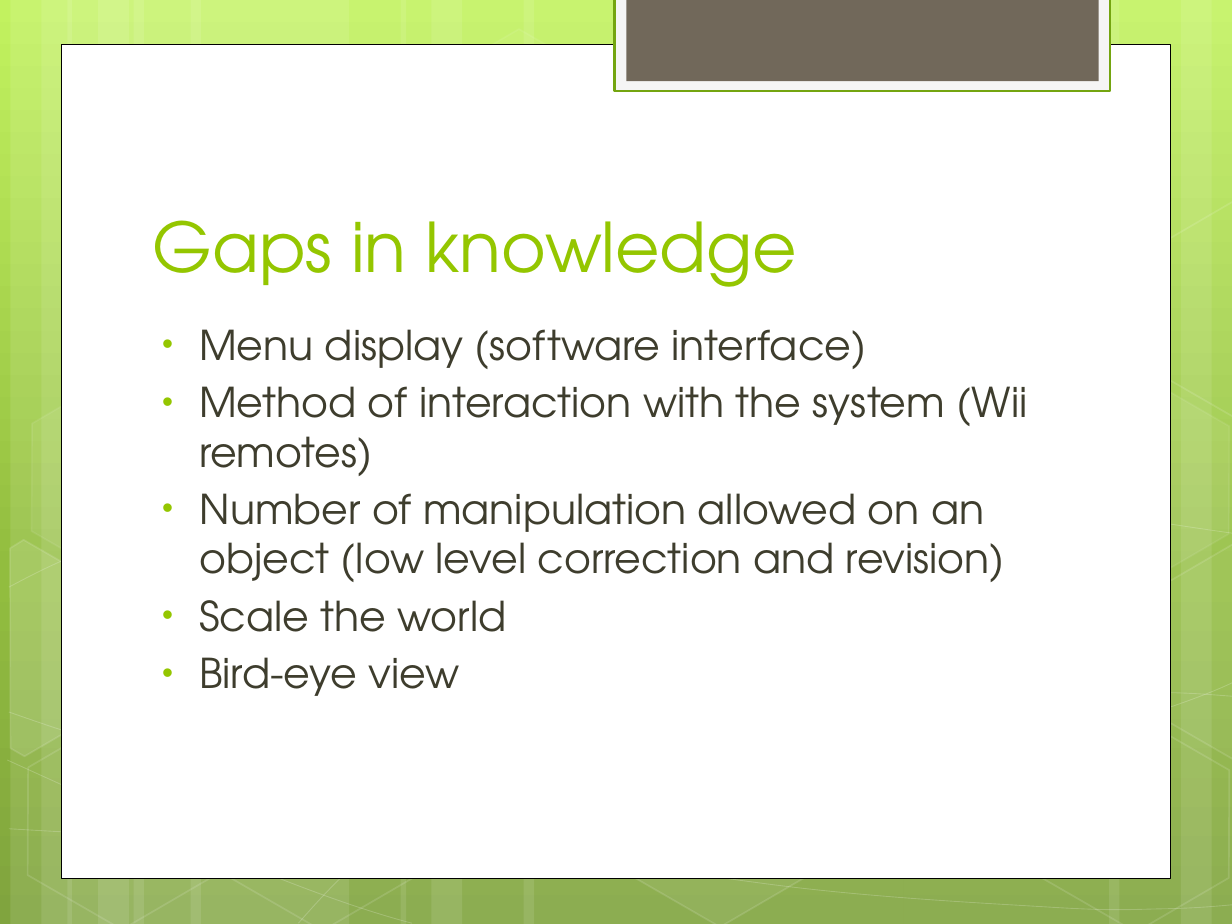
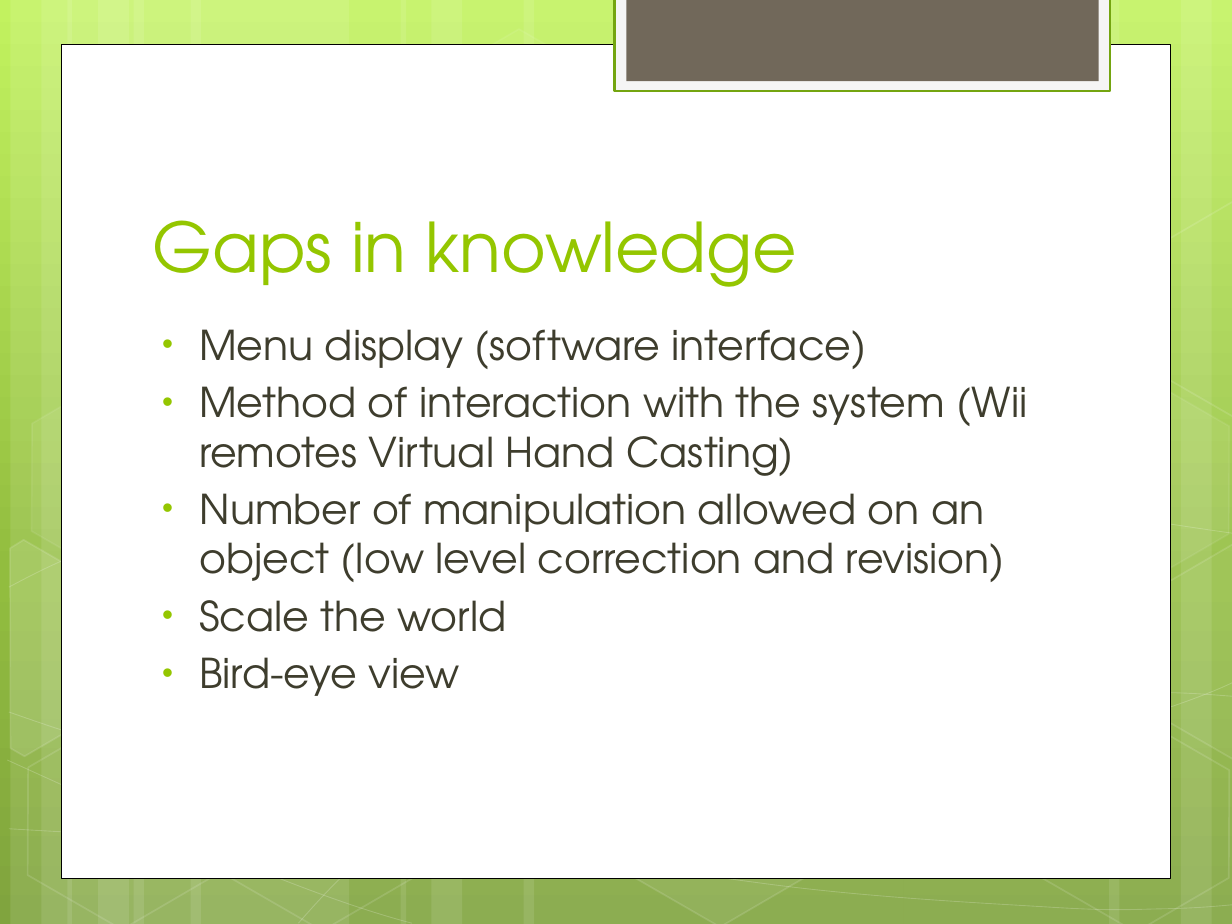
Before and after one commit to jmh045000/utd_cs6301_project, a slide deck: slide 3 of final/Presentation.pptx. Drawn at 1232x924 pixels with LibreOffice and Linux fonts; fonts in the diff are those of the drawing. Boxes give left, top, right and bottom in pixels: in the first picture for what was removed or moved away, otherwise in the second. Text is boxed around its words. In the diff, an @@ line names an element or a change of style, - is before the commit and + after.

```diff
--- a/final/Presentation.pptx
+++ b/final/Presentation.pptx
@@ text at <box>199,386,1028,476</box>: text changed @@
-• Method of interaction with the system (Wii remotes)
+• Method of interaction with the system (Wii remotes Virtual Hand Casting)
```
Also in this commit, not shown: 1 other slide changed, 7 other files.
